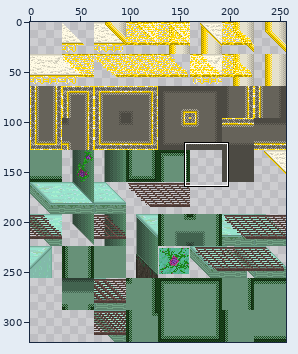
One commit to this sprite sheet: CasaDesDiamantes/sprites/stratoterminalTiles_spr/f8cc99b8-d136-4683-86c9-f96aef7ba5a8.png. Above, an overview of the earlier version with the close-up marked.
Close-up. Earlier state:
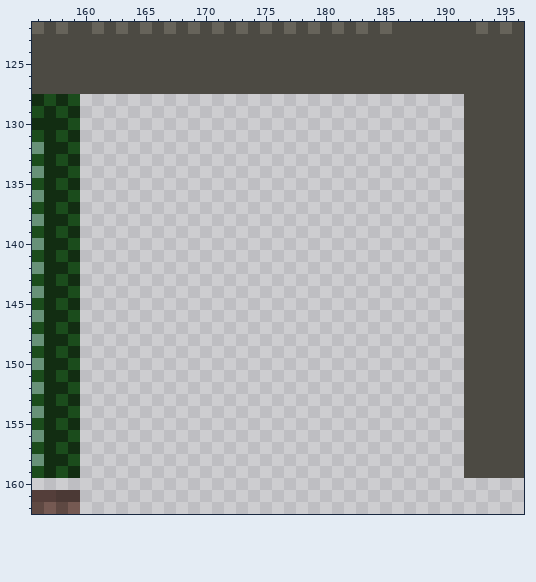
The file is 256x320 pixels. Colours within 5 levels of each other are drawn and written as one. Shown: x 156..196, y 122..162.
After the commit:
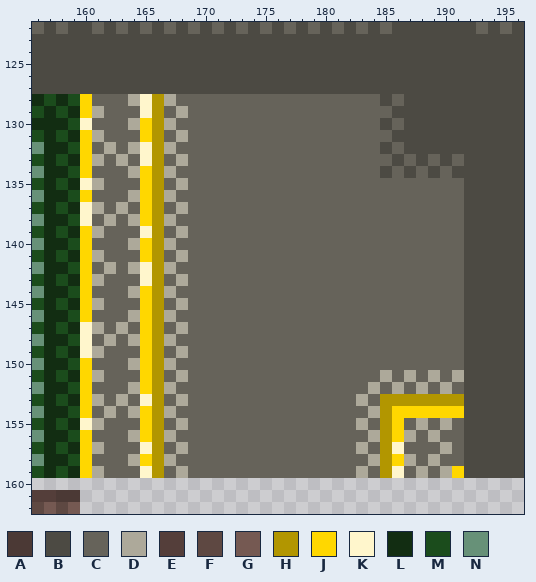
Palette (. is transparent): A #4b3935  B #4c4a43  C #66635a  D #ada99a  E #543e3a  F #5e4842  G #755952  H #b29600  J #ffd700  K #fff6cc  L #122d12  M #1b4c1c  N #679178
Diff:
y 128: x 160..191 ................................ -> JCCCDKHDCCCCCCCCCCCCCCCCCBCBBBBB
y 129: x 160..191 ................................ -> JDCCCKHCDCCCCCCCCCCCCCCCCCBBBBBB
y 130: x 160..191 ................................ -> KCCCDJHDCCCCCCCCCCCCCCCCCBCBBBBB
y 131: x 160..191 ................................ -> JDCCCJHCDCCCCCCCCCCCCCCCCCBBBBBB
y 132: x 160..191 ................................ -> JCDCDKHDCCCCCCCCCCCCCCCCCBCBBBBB
y 133: x 160..191 ................................ -> JDCDCKHCDCCCCCCCCCCCCCCCCCBCBCBC
y 134: x 160..191 ................................ -> JCCCDJHDCCCCCCCCCCCCCCCCCBCBCBCB
y 135: x 160..191 ................................ -> KDCCCJHCDCCCCCCCCCCCCCCCCCCCCCCC
y 136: x 160..191 ................................ -> JCCCDJHDCCCCCCCCCCCCCCCCCCCCCCCC
y 137: x 160..191 ................................ -> KDCDCJHCDCCCCCCCCCCCCCCCCCCCCCCC
y 138: x 160..191 ................................ -> KCDCDJHDCCCCCCCCCCCCCCCCCCCCCCCC
y 139: x 160..191 ................................ -> JDCCCKHCDCCCCCCCCCCCCCCCCCCCCCCC
y 140: x 160..191 ................................ -> JCCCDJHDCCCCCCCCCCCCCCCCCCCCCCCC
y 141: x 160..191 ................................ -> JDCCCJHCDCCCCCCCCCCCCCCCCCCCCCCC
y 142: x 160..191 ................................ -> JCDCDKHDCCCCCCCCCCCCCCCCCCCCCCCC
y 143: x 160..191 ................................ -> JDCCCKHCDCCCCCCCCCCCCCCCCCCCCCCC
y 144: x 160..191 ................................ -> JCCCDJHDCCCCCCCCCCCCCCCCCCCCCCCC
y 145: x 160..191 ................................ -> JDCCCJHCDCCCCCCCCCCCCCCCCCCCCCCC
y 146: x 160..191 ................................ -> JCCCDJHDCCCCCCCCCCCCCCCCCCCCCCCC
y 147: x 160..191 ................................ -> KDCDCJHCDCCCCCCCCCCCCCCCCCCCCCCC
y 148: x 160..191 ................................ -> KCDCDJHDCCCCCCCCCCCCCCCCCCCCCCCC
y 149: x 160..191 ................................ -> KDCCCJHCDCCCCCCCCCCCCCCCCCCCCCCC
y 150: x 160..191 ................................ -> JCCCDJHDCCCCCCCCCCCCCCCCCCCCCCCC
y 151: x 160..191 ................................ -> JDCCCJHCDCCCCCCCCCCCCCCCCDCDCDCD
y 152: x 160..191 ................................ -> JCCCDJHDCCCCCCCCCCCCCCCCDCDCDCDC
y 153: x 160..191 ................................ -> JDCDCKHCDCCCCCCCCCCCCCCDCHHHHHHH
y 154: x 160..191 ................................ -> JCDCDJHDCCCCCCCCCCCCCCCCDHJJJJJJ
y 155: x 160..191 ................................ -> KDCCCJHCDCCCCCCCCCCCCCCDCHJCDCDC
y 156: x 160..191 ................................ -> JCCCDJHDCCCCCCCCCCCCCCCCDHJDCDCC
y 157: x 160..191 ................................ -> JDCCCKHCDCCCCCCCCCCCCCCDCHKCCCDC
y 158: x 160..191 ................................ -> JCCCDJHDCCCCCCCCCCCCCCCCDHJDCDCC
y 159: x 160..191 ................................ -> JDCCCKHCDCCCCCCCCCCCCCCDCHKCDCDJ
Boxes around the changes in both close-ups, in picture pixels (x1, y1, x2, y2):
added: (80, 94, 464, 478)
